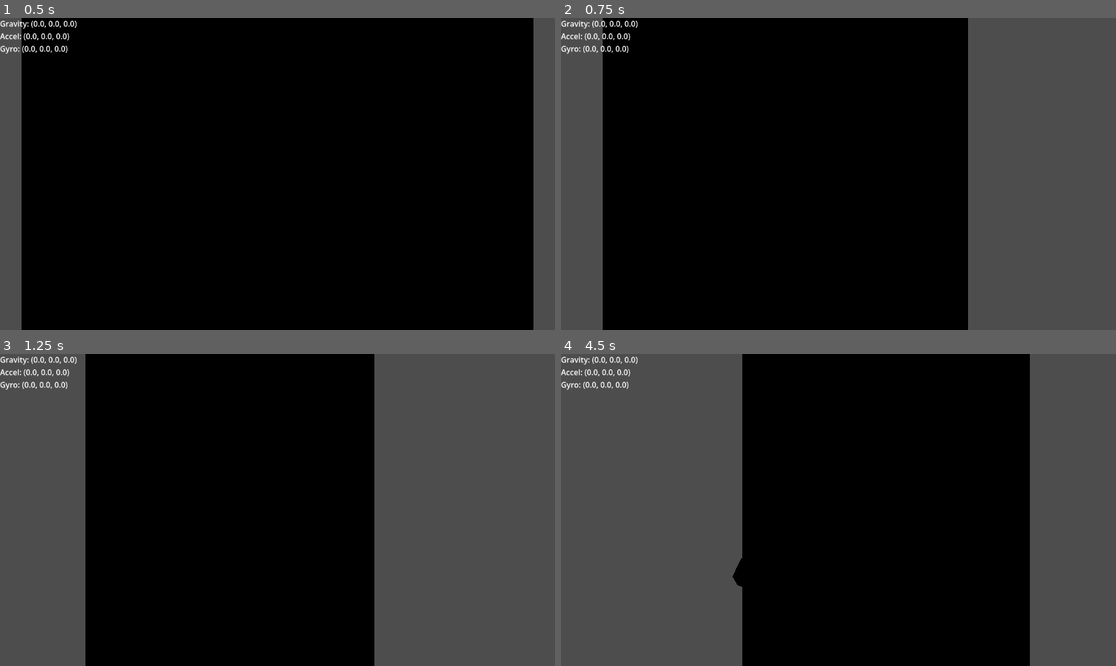
Above: before the commit, frames 1-4 (two rows, left to right).
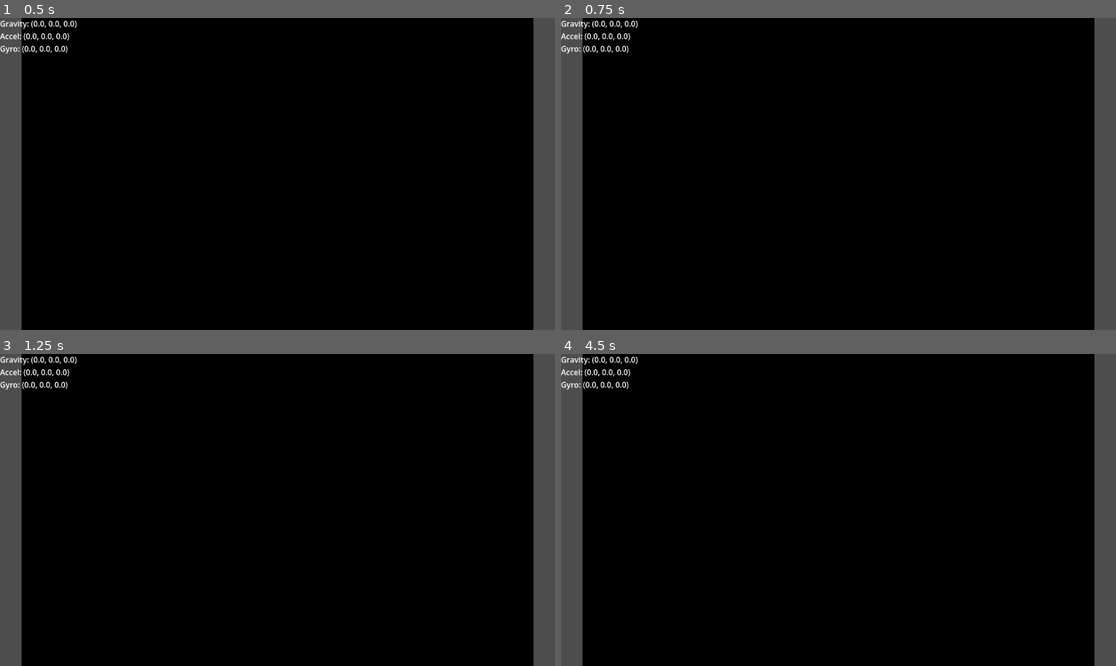
Above: after the commit, the same moments.

Repository: MatthieuLJ/no_dice
Game: Godot game, scene res://die.tscn
Same seed, same stepped clock (60 frames per second), same inputs: the game is played once before the commit and once after it.
Inputs (mouse positions are in pixels of both pictures, inside the frame that each line leads up to):
- Up to frame 1 (0.5 s): no input
- Up to frame 2 (0.75 s): tap Enter (ui_accept) at 0.5 s; move the mouse to (960, 158) at 0.52 s; hold Right (ui_right) from 0.53 s (still down); tap R at 0.6 s; click (960, 158) at 0.67 s
- Up to frame 3 (1.25 s): keep holding Right (ui_right); tap Enter (ui_accept) at 0.77 s
- Up to frame 4 (4.5 s): move the mouse to (727, 525) at 1.27 s; release Right (ui_right) at 1.28 s; hold Down (ui_down) 1.28-2.03 s; tap R every 0.75 s from 1.35 to 4.35 s; tap Enter (ui_accept) at 1.52, 3.02, 3.77 s; move the mouse to (894, 441) at 2.02 s; hold Right (ui_right) 2.03-2.78 s; move the mouse to (810, 572) at 2.77 s; hold Up (ui_up) 2.78-3.53 s; click (810, 572) at 2.92 s; move the mouse to (1005, 556) at 3.52 s; hold Left (ui_left) from 3.53 s (still down); move the mouse to (672, 463) at 4.27 s

Frame 1 is identical in both runs. In frame 2, 26% of the frame differs, in the area x 3-97%, y 0-100%; in frame 3, 40%; in frame 4, 40%.

Commit message:
Change world physics
Keep everything static, but change the world's acceleration based
on the sensor inputs

Diff:
--- a/die.tscn
+++ b/die.tscn
@@ -1,6 +1,7 @@
 [gd_scene format=3 uid="uid://7y1gcfc1k42k"]
 
 [ext_resource type="Script" uid="uid://m7ddishsxomf" path="res://die.gd" id="1_fl3nv"]
+[ext_resource type="Script" uid="uid://dqtubdrvfxqa3" path="res://world_physics.gd" id="1_qmayl"]
 [ext_resource type="Script" uid="uid://d2sx1kedg257t" path="res://pyramid_scale.gd" id="2_gxo0y"]
 [ext_resource type="Script" uid="uid://cgu1ldy470jwa" path="res://camera.gd" id="2_q3244"]
 [ext_resource type="Script" uid="uid://c8qbq4dlfg1pa" path="res://debug_label.gd" id="3_muu1c"]
@@ -42,6 +43,7 @@
 size = Vector3(2, 0.1, 2)
 
 [node name="Node3D" type="Node3D" unique_id=199600776]
+script = ExtResource("1_qmayl")
 
 [node name="Die" type="RigidBody3D" parent="." unique_id=343189897]
 transform = Transform3D(1, 0, 0, 0, 1, 0, 0, 0, 1, 0, 0.05, 0)
--- a/pyramid_scale.gd
+++ b/pyramid_scale.gd
@@ -22,51 +22,3 @@
 	# Moving the walls to match the aspect ratio of the display
 	wall_north.position = Vector3(0.0, 0.5, -aspect_ratio)
 	wall_south.position = Vector3(0.0, 0.5, aspect_ratio)
-
-@export_group("Tilt Settings")
-@export var tilt_speed: float = 8.0         # How fast the box interpolates to the target angle
-@export var shake_sensitivity: float = 1.5  # How strongly sudden phone jerks tilt the tray
-
-func _physics_process(delta: float) -> void:
-	# 1. Get the device's gravity vector (combines gyro + accelerometer)
-	var gravity = Input.get_gravity()
-
-	# Fallback to standard accelerometer if gravity sensor is unavailable
-	if gravity.is_zero_approx():
-		gravity = Input.get_accelerometer()
-
-	var target_quat: Quaternion
-
-	if not gravity.is_zero_approx():
-		# Limit gravity components to standard earth gravity (9.8 m/s^2)
-		var g_x = clampf(gravity.x, -9.8, 9.8)
-		var g_y = clampf(gravity.y, -9.8, 9.8)
-
-
-		# Map device coordinate tilt to 3D space Euler angles
-		var target_pitch = -g_y / 9.8 * (PI / 4.0)
-		var target_roll = -g_x / 9.8 * (PI / 4.0)
-
-		target_quat = Quaternion.from_euler(Vector3(target_pitch, 0.0, target_roll))
-	else:
-		# --- DESKTOP KEYBOARD FALLBACK ---
-		var input_dir = Input.get_vector("ui_left", "ui_right", "ui_up", "ui_down")
-		var target_euler = Vector3(
-			input_dir.y * PI / 3.0,
-			0.0,
-			-input_dir.x * PI / 3.0
-		)
-		target_quat = Quaternion.from_euler(target_euler)
-
-	# 2. Incorporate Gyroscope for sharp "jerks" / shakes
-	var gyro = Input.get_gyroscope()
-	if not gyro.is_zero_approx():
-		var gyro_impulse = Quaternion.from_euler(gyro * delta * shake_sensitivity)
-		target_quat = target_quat * gyro_impulse
-
-	# 3. Smoothly rotate without scale distortion
-	var current_quat = transform.basis.orthonormalized().get_rotation_quaternion()
-	var next_quat = current_quat.slerp(target_quat, tilt_speed * delta)
-
-	# Apply rotation cleanly with standard 1.0 scale
-	transform.basis = Basis(next_quat)
--- /dev/null
+++ b/world_physics.gd
@@ -0,0 +1,37 @@
+extends Node3D
+
+@onready var die: RigidBody3D = $Die
+
+# Tweak these to make the die feel heavier or lighter
+@export var shake_multiplier: float = 50.0
+@export var shake_threshold: float = 2.0
+
+func _physics_process(delta: float) -> void:
+	var device_gravity = Input.get_gravity()
+	var total_accel = Input.get_accelerometer()
+
+	# Fallback for desktop testing
+	if device_gravity.is_zero_approx():
+		device_gravity = Vector3(0, -9.8, 0)
+		total_accel = Vector3(0, -9.8, 0)
+
+	# 1. Map Mobile Axes to Godot 3D Space
+	# Android/iOS axes often need to be flipped or swapped to match Godot's Z-forward/Y-up.
+	# You will likely need to tweak these negative signs based on your specific camera angle.
+	var mapped_gravity = Vector3(device_gravity.x, device_gravity.y, device_gravity.z)
+
+	# 2. Rotate the entire world's gravity
+	# This automatically pulls the die towards the actual physical floor in your room
+	var space_rid = get_viewport().find_world_3d().space
+	PhysicsServer3D.area_set_param(space_rid, PhysicsServer3D.AREA_PARAM_GRAVITY_VECTOR, mapped_gravity.normalized())
+	PhysicsServer3D.area_set_param(space_rid, PhysicsServer3D.AREA_PARAM_GRAVITY, mapped_gravity.length())
+
+	# 3. Calculate the "Shake" (Pure physical movement)
+	var pure_shake = total_accel - device_gravity
+
+	# 4. Apply the shake as a physical force to the die
+	if pure_shake.length() > shake_threshold:
+		var mapped_shake = Vector3(pure_shake.x, pure_shake.y, pure_shake.z)
+
+		# Apply the force over time (delta) so it scales cleanly with the physics frame rate
+		die.apply_central_force(mapped_shake * shake_multiplier)
Not shown, added: world_physics.gd.uid
